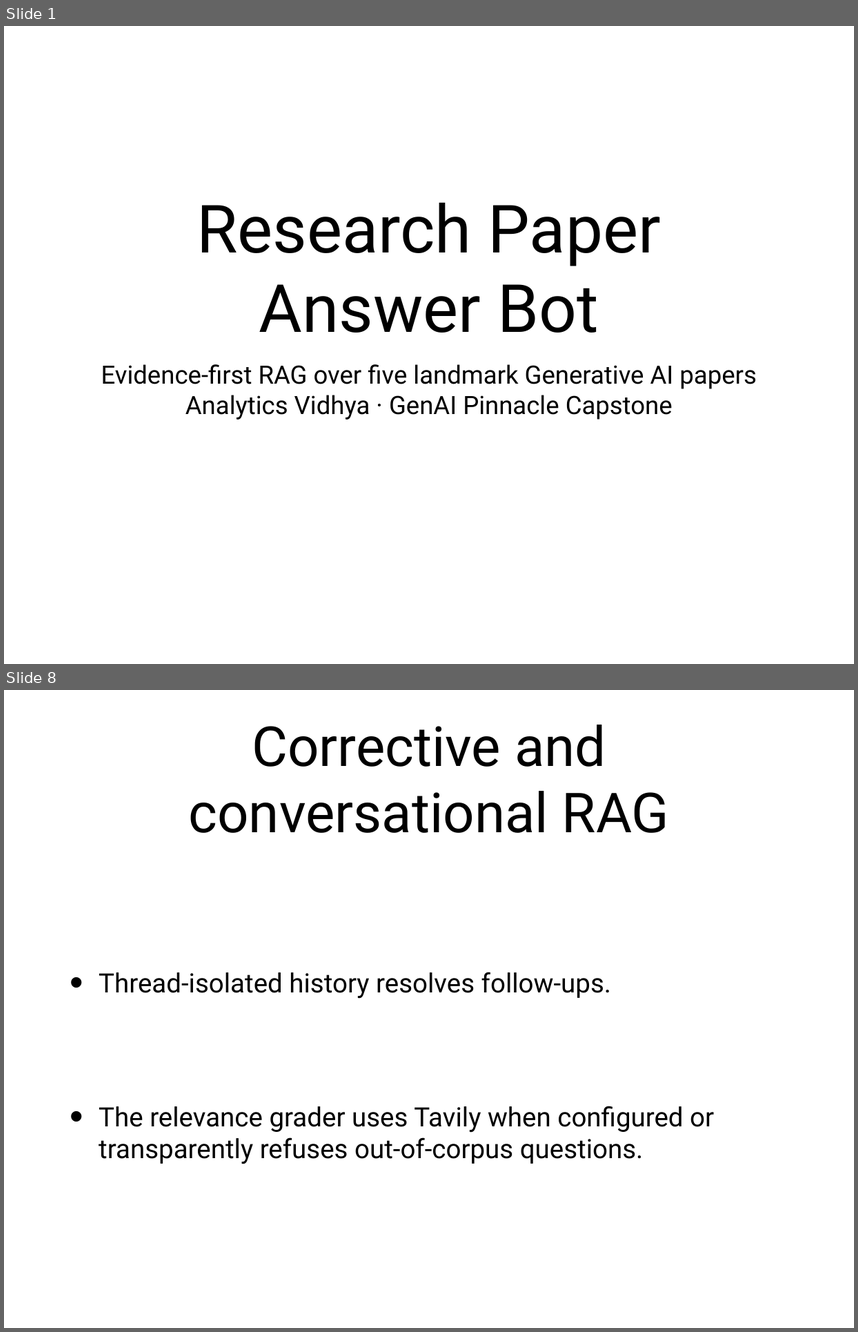
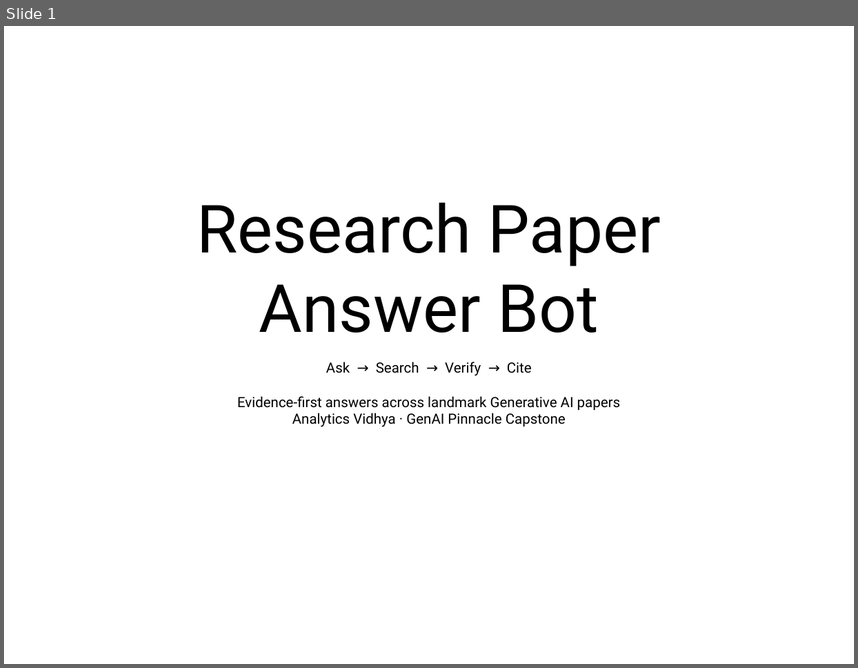
Before and after one commit to dineshshan10/Research_Paper_Capstone, a slide deck: docs/Research_Paper_Capstone_Presentation.pptx. Shown one above the other, each under a label of ours: slides 1 and 8 before the commit, slide 1 after it; the slides between them are not shown. The pictures are 858x1332 and 858x668 pixels, drawn with LibreOffice and Linux fonts; fonts in the diff are those of the drawing. Boxes give left, top, right and bottom in pixels: in the first picture for what was removed or moved away, otherwise in the second. Text is boxed around its words. In the diff, an @@ line names an element or a change of style, - is before the commit and + after.

Commit message:
Redesign capstone presentation

```diff
--- a/docs/Research_Paper_Capstone_Presentation.pptx
+++ b/docs/Research_Paper_Capstone_Presentation.pptx
@@ slide 8 removed at box(4, 690, 854, 1328), background #FFFFFF @@
@@ title removed at box(189, 724, 669, 833) @@
-Corrective and conversational RAG
@@ text removed at box(99, 972, 714, 1164) @@
-• Thread-isolated history resolves follow-ups.
-• The relevance grader uses Tavily when configured or transparently refuses out-of-corpus questions.
@@ slide 1 changed as well @@
@@ subtitle at box(237, 361, 620, 410): text changed; size 30.3 to 17 pt @@
-Evidence-first RAG over five landmark Generative AI papers
+Ask → Search → Verify → Cite
+Evidence-first answers across landmark Generative AI papers
@@ subtitle at box(292, 412, 566, 427): size 30.3 to 17 pt in "Analytics Vidhya · GenAI Pinnacle Capstone" @@
```
Also in this commit, not shown: 4 other slides changed, 5 slides added, 4 other slides removed, 1 other file.
